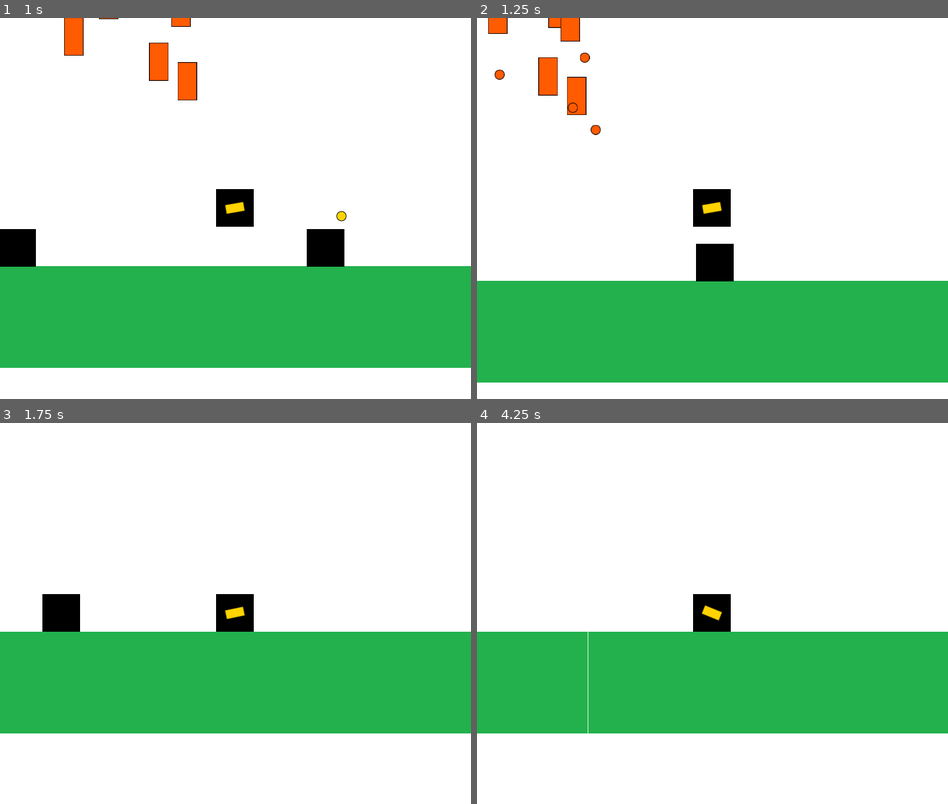
Above: before the commit, frames 1-4 (two rows, left to right).
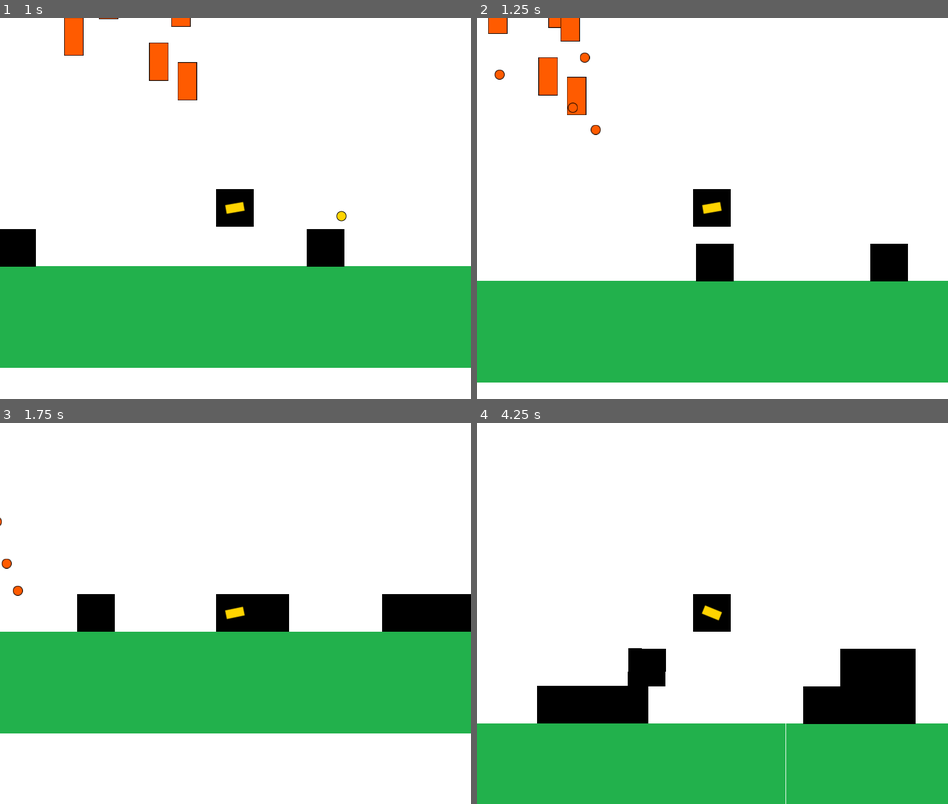
Above: after the commit, the same moments.

Repository: nicomeiradyj/entregas-ipv-meira-nicolas
Game: Godot game, scene res://Main.tscn
The game is run twice, just before and just after one commit, with the same random seed, the same clock (stepped at 60 frames per second) and the same inputs.
Inputs (mouse positions are in pixels of both pictures, inside the frame that each line leads up to):
- Up to frame 1 (1 s): tap Enter at 0.5 s; move the mouse to (339, 189) at 0.52 s; hold D (move_right) from 0.53 s (still down); click (339, 189) at 0.6 s; tap Space (jump) at 0.77 s
- Up to frame 2 (1.25 s): keep holding D (move_right)
- Up to frame 3 (1.75 s): keep holding D (move_right); move the mouse to (141, 632) at 1.27 s; click (141, 632) at 1.35 s; tap Space (jump) at 1.52 s
- Up to frame 4 (4.25 s): move the mouse to (759, 529) at 2.02 s; release D (move_right) at 2.03 s; hold A (move_left) 2.03-2.78 s; click (759, 529) at 2.1 s; move the mouse to (688, 689) at 2.77 s; hold D (move_right) from 2.78 s (still down); click (688, 689) at 2.85 s; tap Space (jump) at 3.02, 3.77 s; move the mouse to (853, 670) at 3.52 s; click (853, 670) at 3.6 s

Frame 1 is identical in both runs. In frame 2, 0.8% of the frame differs, in the area x 83-92%, y 59-70%; in frame 3, 4.2%; in frame 4, 43%, in the area x 0-100%, y 54-100%.

Commit message:
Entrega 3

Diff:
--- a/entrega-3-meira-nicolas/Main.tscn
+++ b/entrega-3-meira-nicolas/Main.tscn
@@ -51,3 +51,51 @@
 [node name="Cube2" parent="." unique_id=1507535409 instance=ExtResource("7_lgr22")]
 position = Vector2(551, 2)
 mass = 1.0
+
+[node name="Cube3" parent="." unique_id=556147881 instance=ExtResource("7_lgr22")]
+position = Vector2(847, 2)
+mass = 1.0
+
+[node name="Cube4" parent="." unique_id=147399862 instance=ExtResource("7_lgr22")]
+position = Vector2(1132, 1)
+mass = 1.0
+
+[node name="Cube5" parent="." unique_id=1531780998 instance=ExtResource("7_lgr22")]
+position = Vector2(1070, 1)
+mass = 1.0
+
+[node name="Cube6" parent="." unique_id=1911287732 instance=ExtResource("7_lgr22")]
+position = Vector2(1194, 1)
+mass = 1.0
+
+[node name="Cube7" parent="." unique_id=1361535887 instance=ExtResource("7_lgr22")]
+position = Vector2(1224, -65)
+mass = 1.0
+
+[node name="Cube8" parent="." unique_id=98931930 instance=ExtResource("7_lgr22")]
+position = Vector2(1522, -1)
+mass = 1.0
+
+[node name="Cube9" parent="." unique_id=721374240 instance=ExtResource("7_lgr22")]
+position = Vector2(1586, -1)
+mass = 1.0
+
+[node name="Cube10" parent="." unique_id=2105940034 instance=ExtResource("7_lgr22")]
+position = Vector2(1585, -66)
+mass = 1.0
+
+[node name="Cube11" parent="." unique_id=1542435135 instance=ExtResource("7_lgr22")]
+position = Vector2(1649, -66)
+mass = 1.0
+
+[node name="Cube12" parent="." unique_id=1549945456 instance=ExtResource("7_lgr22")]
+position = Vector2(1649, -130)
+mass = 1.0
+
+[node name="Cube13" parent="." unique_id=173324783 instance=ExtResource("7_lgr22")]
+position = Vector2(1838, 1)
+mass = 1.0
+
+[node name="Cube14" parent="." unique_id=1854717213 instance=ExtResource("7_lgr22")]
+position = Vector2(1838, -63)
+mass = 1.0
